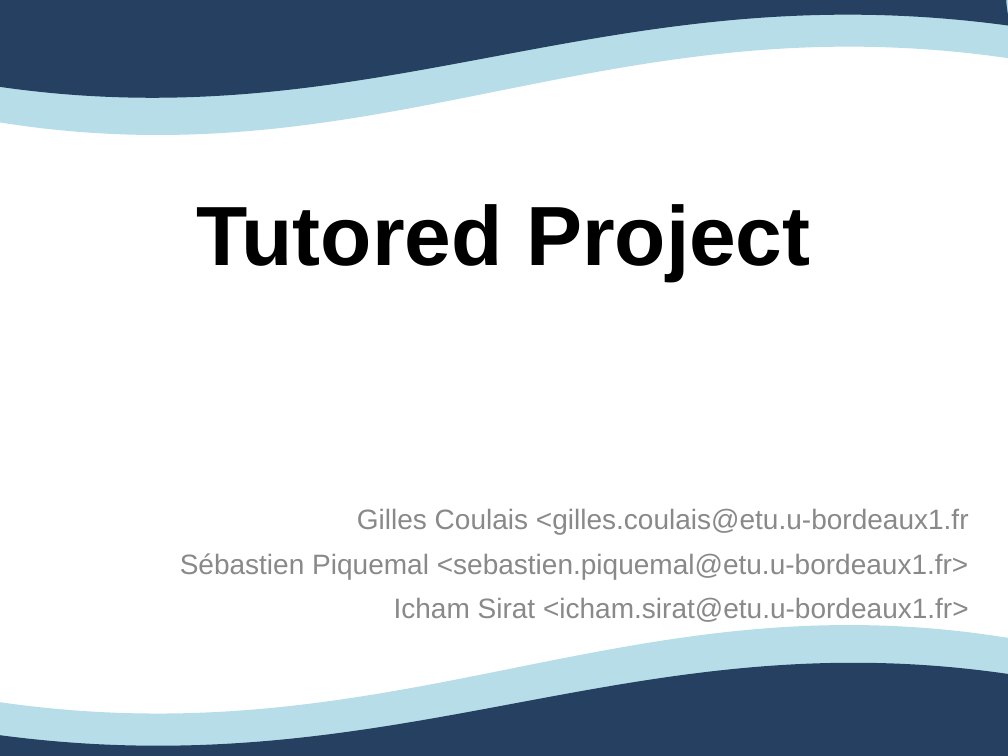
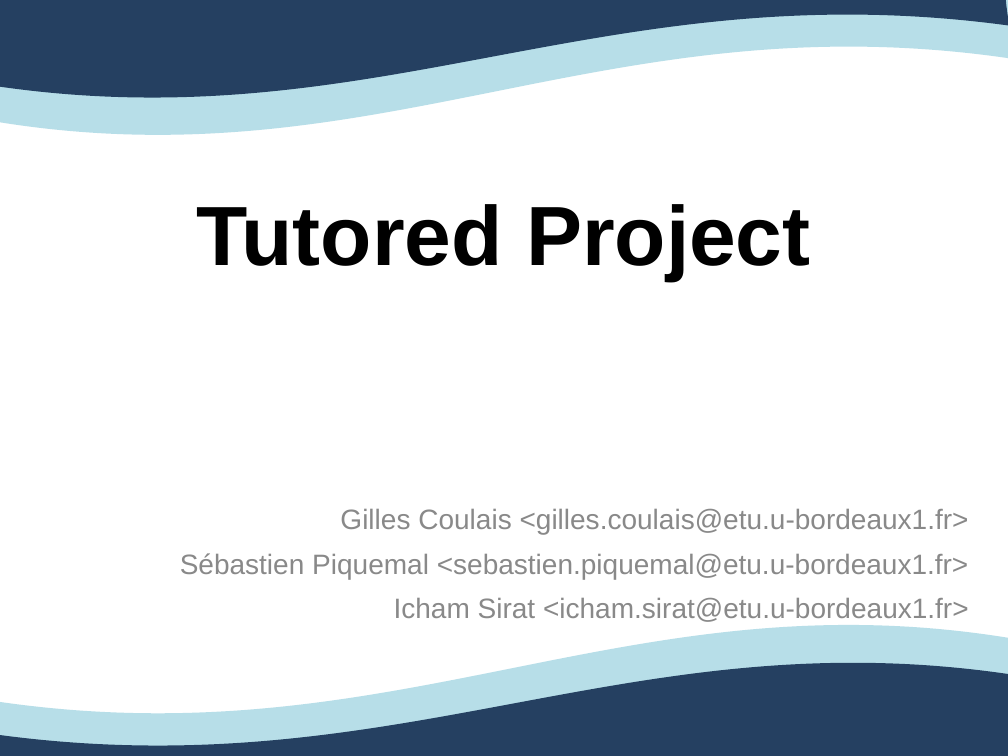
Before and after one commit to Ovan33/Immobilier, a slide deck: slide 1 of docs/Rapport/ProjetTuteureAnglais.ppt. Drawn at 1008x756 pixels with LibreOffice and Linux fonts; fonts in the diff are those of the drawing. Boxes give left, top, right and bottom in pixels: in the first picture for what was removed or moved away, otherwise in the second. Text is boxed around its words. In the diff, an @@ line names an element or a change of style, - is before the commit and + after.

```diff
--- a/docs/Rapport/ProjetTuteureAnglais.ppt
+++ b/docs/Rapport/ProjetTuteureAnglais.ppt
@@ freeform shape at (0, 0, 1008, 135): outline redrawn @@
@@ text at (340, 509, 969, 534): text changed @@
-Gilles Coulais <gilles.coulais@etu.u-bordeaux1.fr
+Gilles Coulais <gilles.coulais@etu.u-bordeaux1.fr>
```
Also in this commit, not shown: 23 other slides changed, 1 slide added, 1 slide removed, 10 other files.
